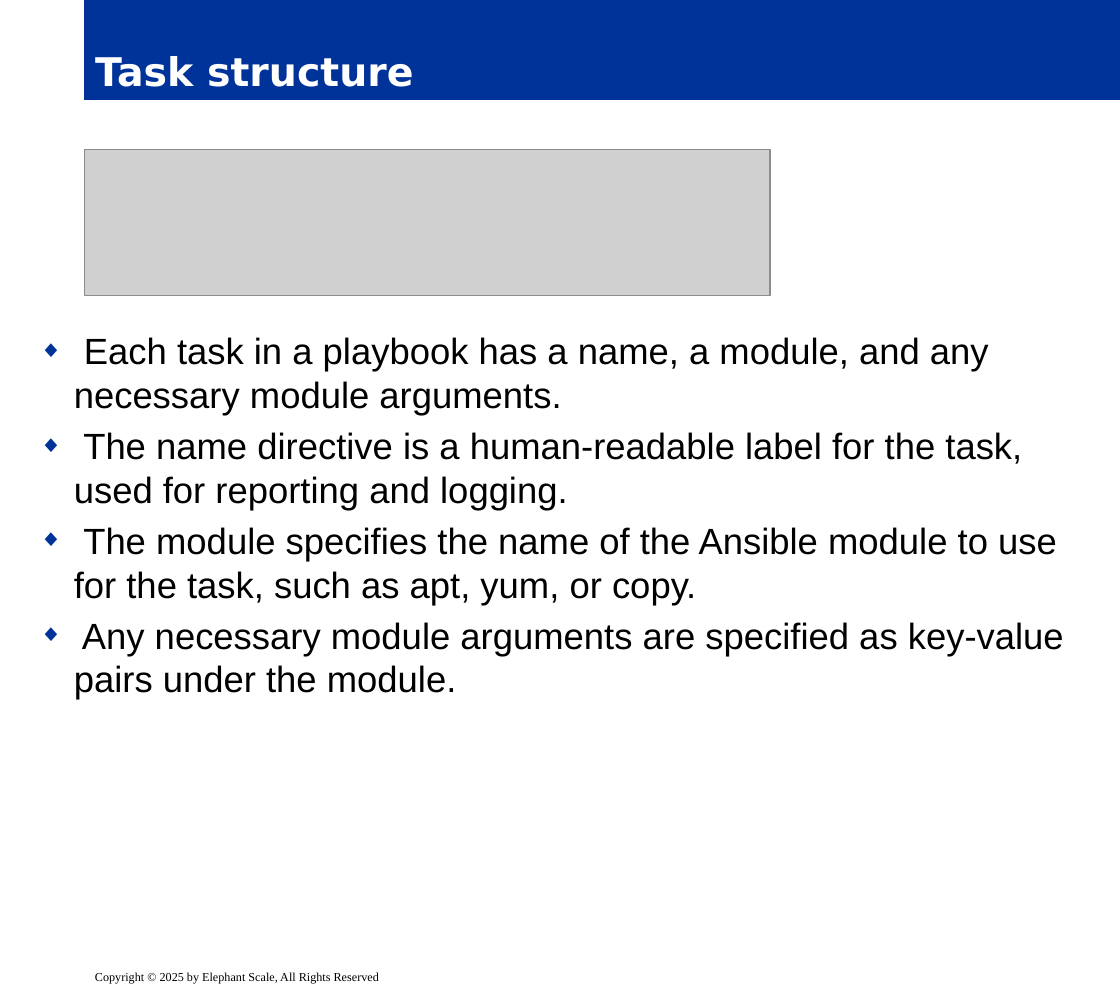
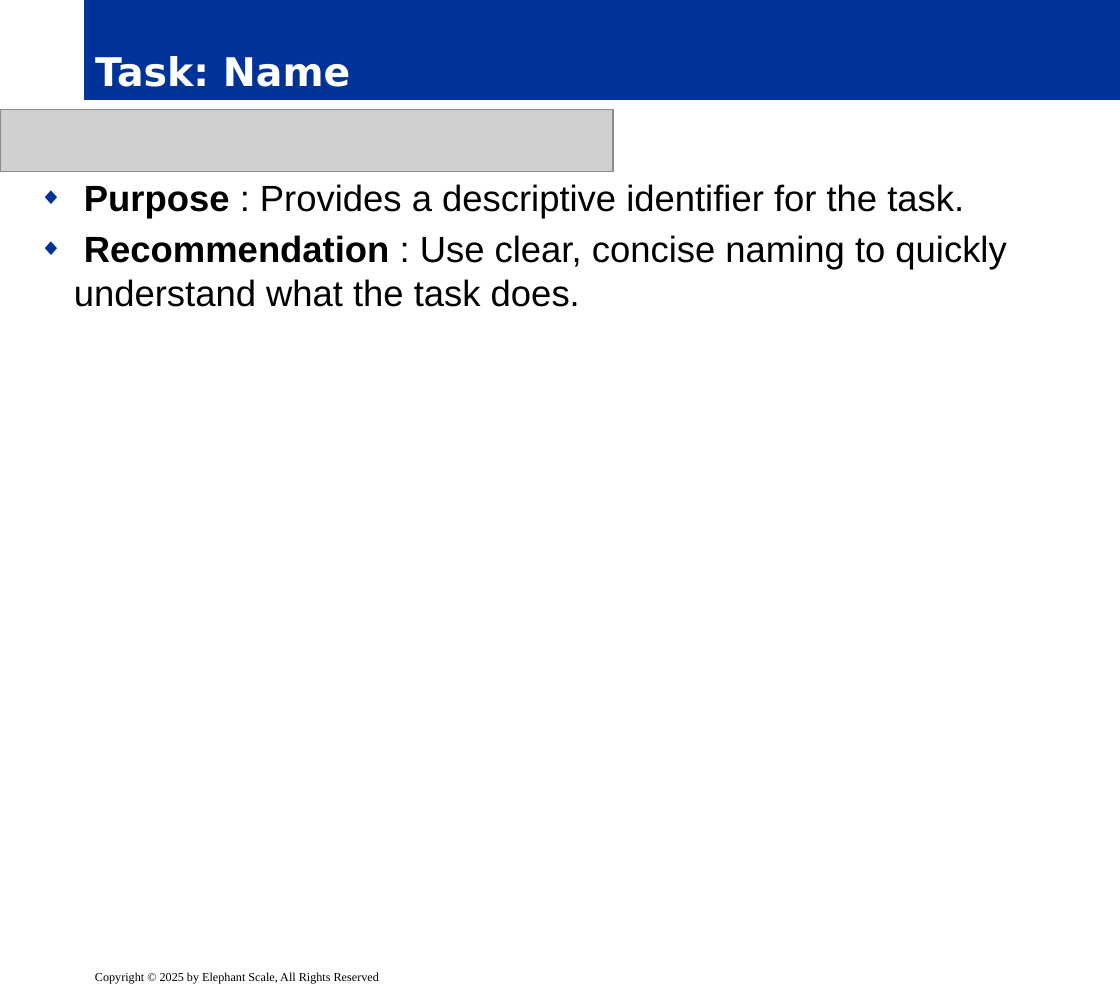
Before and after one commit to elephantscale/es-training-new, a slide deck: slide 10 of ansible/release/03__ansible-playbook.pptx. Drawn at 1120x992 pixels with LibreOffice and Linux fonts; fonts in the diff are those of the drawing; grey boxes stand for pictures; background and template pictures are left out. Boxes give left, top, right and bottom in pixels: in the first picture for what was removed or moved away, otherwise in the second. Text is boxed around its words. In the diff, an @@ line names an element or a change of style, - is before the commit and + after.

```diff
--- a/ansible/release/03__ansible-playbook.pptx
+++ b/ansible/release/03__ansible-playbook.pptx
@@ title at bbox=[95, 56, 350, 87]: text changed @@
-Task structure
+Task: Name
@@ picture added at bbox=[0, 109, 613, 172] @@
@@ picture removed at bbox=[84, 150, 770, 295] @@
@@ text at bbox=[74, 184, 1006, 307]: text changed @@
-◆ Each task in a playbook has a name, a module, and any necessary module arguments.
-◆ The name directive is a human-readable label for the task, used for reporting and logging.
-◆ The module specifies the name of the Ansible module to use for the task, such as apt, yum, or copy.
-◆ Any necessary module arguments are specified as key-value pairs under the module.
+◆ Purpose : Provides a descriptive identifier for the task.
+◆ Recommendation : Use clear, concise naming to quickly understand what the task does.
```
Also in this commit, not shown: 73 other slides changed, 28 slides added, 17 slides removed, 6 other files.
